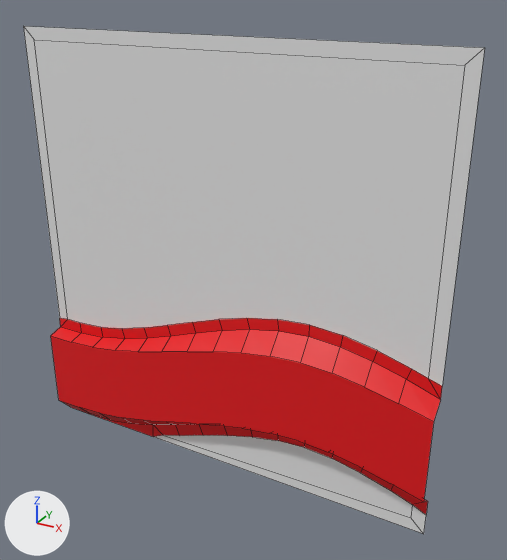
Before and after pictures for a commit that changed the Blender file Guarden Test/Assets/Models/Level Blockouts/Newfloor.blend.
The view is the same before and after, from a 50 mm lens placed at (22.0, -35.5, 26.4), pointed at (1.9, 1.1, 8.0). The axes (+X, +Y, +Z) are drawn at lower left. The lights are the same throughout. Mesh edges are drawn as thin lines.
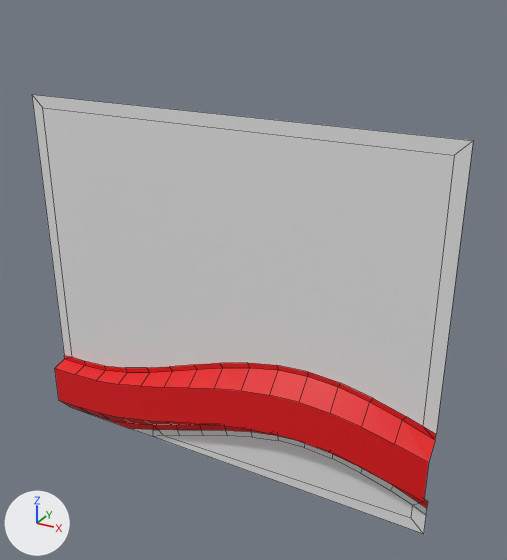
The newer file is also turned or shifted as a whole; pictures and numbers use the older file's frame.

Boxes (x1, y1, x2, y2) around the edits, measured in the pictures (507 x 560 px; the box of a moved part takes in the faces that stretch with it):
'Plane', reshaped (14% shorter)
    before: (23, 26, 485, 534)
    after: (32, 95, 473, 534)
part 1 of me_plane, moved or reshaped
    before: (23, 26, 485, 502)
    after: (32, 95, 473, 502)
part 2 of me_plane, built on
    both: (82, 411, 428, 514)

Patch to the scene script:
```diff
--- a/Guarden Test/Assets/Models/Level Blockouts/Newfloor.blend.py
+++ b/Guarden Test/Assets/Models/Level Blockouts/Newfloor.blend.py
@@ me_plane @@
 # used by ob_plane; location = (-0.24, 0.55, 8.05)
-me_plane.from_pydata(...)  # 96 vertices, 65 faces; spans x -15.0..15.0, y -1.2..0.0, z -15.0..15.0
+me_plane.from_pydata(...)  # 110 vertices, 78 faces; spans x -15.0..15.0, y -1.2..0.0, z -15.0..10.6
+# me_plane part 1
+# 29 vertices in x -15.0..15.0, y -1.2..0.0, z -7.7..-2.8 move by (0.0, 0.0, -2.9)
+# 15 vertices in x -15.0..15.0, y 0.0, z -6.7..-1.9 move by (0.0, 0.0, -3.4)
+# 4 vertices in x -15.0..15.0, y 0.0, z 14.1..15.0 move by (0.0, 0.0, -4.4)
+# 3 vertices move from x -6.4..10.9, y 0.0, z -6.2..-2.6 to x -6.4..10.9, y 0.0, z -9.2..-5.9
+# me_plane part 2
+# 13 faces are deleted
+# 14 vertices are added at x -8.8..15.0, y 0.0, z -15.0..-10.8
+# 13 new faces join them, mat_material_002 (red #e70d15)
+# 13 new faces join them, mat_material_001 (white #e7e7e7)
 me_plane.materials.append(mat_material_001)
```
